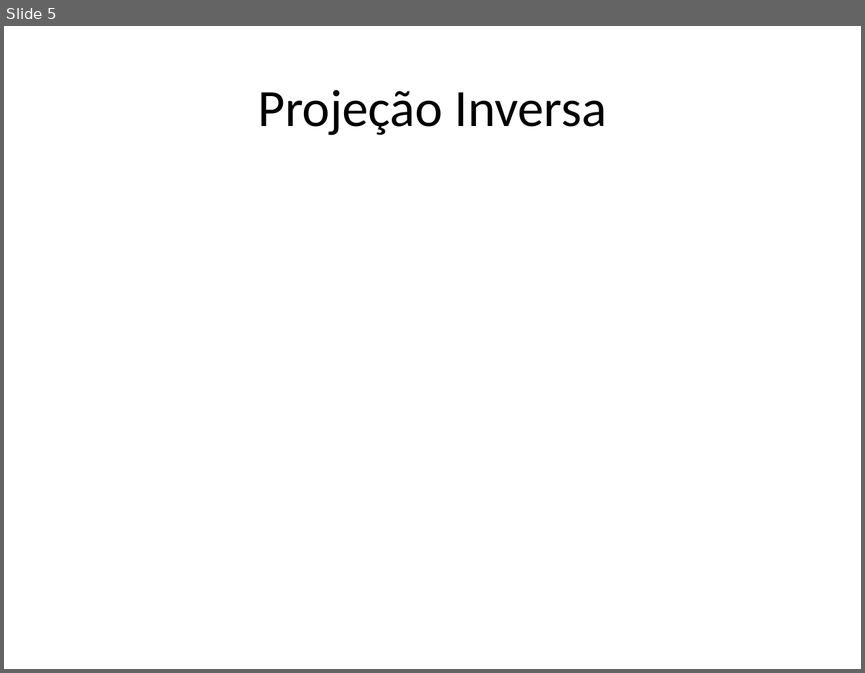
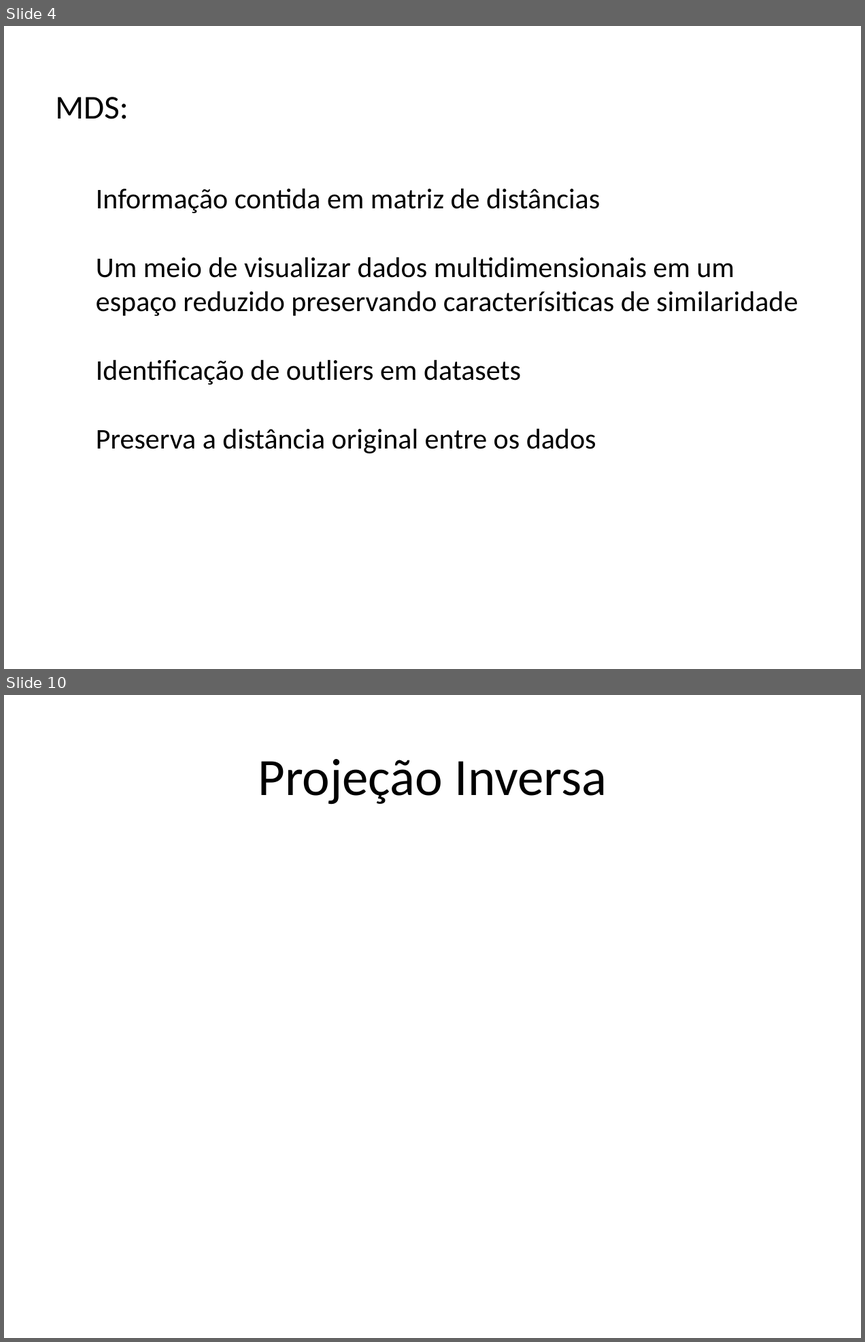
Before and after one commit to lquatrin/inf2031, a slide deck: pres.pptx. Shown one above the other, each under a label of ours: slide 5 before the commit, slides 4 and 10 after it; the slides between them are not shown. The pictures are 865x673 and 865x1342 pixels, drawn with LibreOffice and Linux fonts; fonts in the diff are those of the drawing. Boxes give left, top, right and bottom in pixels: in the first picture for what was removed or moved away, otherwise in the second. Text is boxed around its words. In the diff, an @@ line names an element or a change of style, - is before the commit and + after.

```diff
--- a/pres.pptx
+++ b/pres.pptx
@@ slide 4 added at [4, 26, 861, 669], background #FFFFFF @@
@@ text added at [55, 97, 128, 119], 28 pt, text #000000 @@
+MDS:
@@ text added at [96, 188, 798, 454], 24 pt, text #000000 @@
+● Informação contida em matriz de distâncias
+● Um meio de visualizar dados multidimensionais em um espaço reduzido preservando caracterísiticas de similaridade
+● Identificação de outliers em datasets
+● Preserva a distância original entre os dados
@@ what was slide 5 is now slide 10 @@
```
Also in this commit, not shown: 2 slides changed, 6 other slides added, 2 slides removed.
